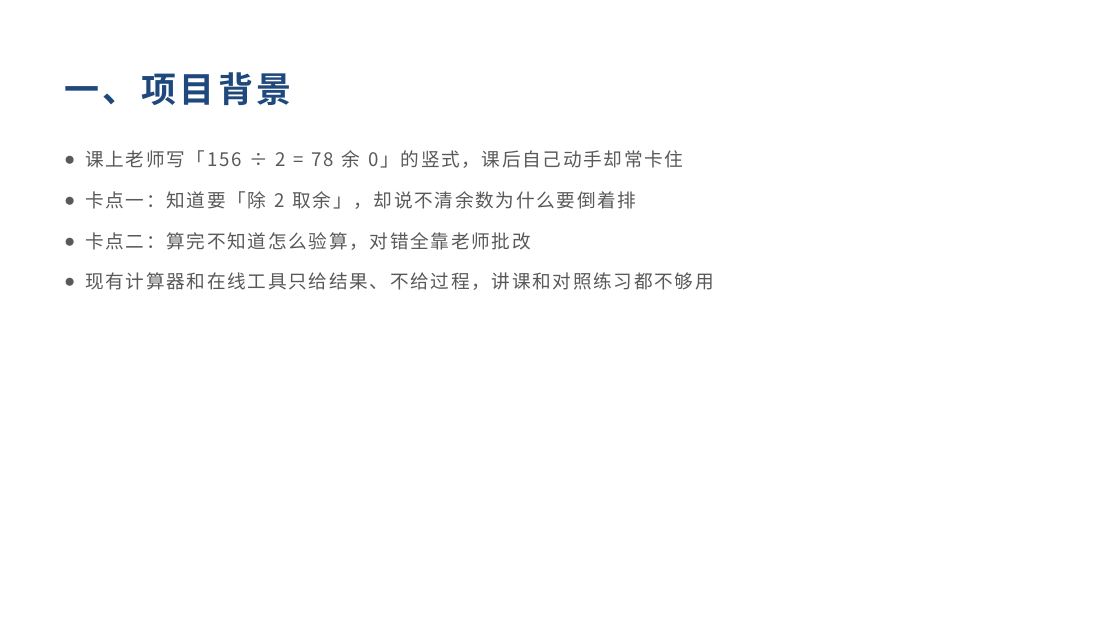
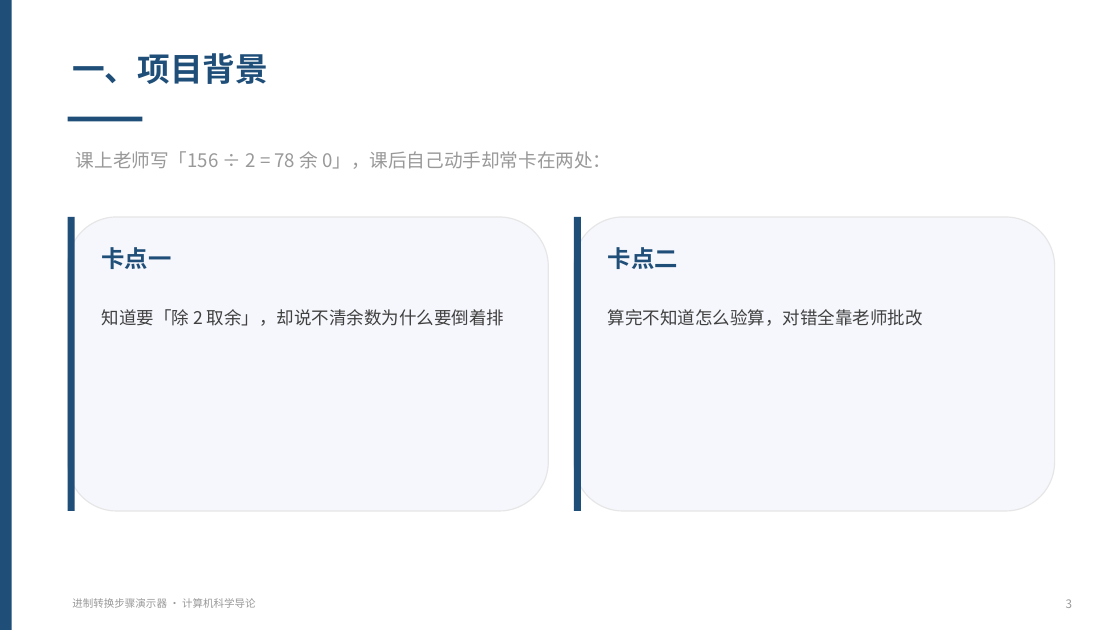
Before and after one commit to nekodoorl/cs-intro-viz, a slide deck: slide 3 of docs/演示PPT.pptx. Drawn at 1120x630 pixels with LibreOffice and Linux fonts; fonts in the diff are those of the drawing. Boxes give left, top, right and bottom in pixels: in the first picture for what was removed or moved away, otherwise in the second. Text is boxed around its words. In the diff, an @@ line names an element or a change of style, - is before the commit and + after.

Commit message:
docs: 优化演示 PPT 视觉（统一版式、卡片与表格）

```diff
--- a/docs/演示PPT.pptx
+++ b/docs/演示PPT.pptx
@@ rectangle added at bbox=[0, 0, 12, 630], fill #1F4E79 @@
@@ text "一、项目背景": place and size @@
-text "一、项目背景" at bbox=[64, 72, 291, 105]
+text "一、项目背景" at bbox=[72, 53, 268, 84]
@@ text "一、项目背景" at bbox=[72, 53, 268, 84]: size 30 to 28 pt, text colour #1F497D to #1F4E79, letter spacing 3 to 0 pt; vertical alignment middle to top @@
@@ rectangle added at bbox=[68, 117, 143, 122], fill #1F4E79 @@
@@ text added at bbox=[76, 151, 611, 169], 16 pt, text #999999 @@
+课上老师写「156 ÷ 2 = 78 余 0」，课后自己动手却常卡在两处：
@@ text removed at bbox=[85, 150, 714, 290] @@
-● 课上老师写「156 ÷ 2 = 78 余 0」的竖式，课后自己动手却常卡住
-● 卡点一：知道要「除 2 取余」，却说不清余数为什么要倒着排
-● 卡点二：算完不知道怎么验算，对错全靠老师批改
-● 现有计算器和在线工具只给结果、不给过程，讲课和对照练习都不够用
@@ rounded rectangle added at bbox=[68, 217, 549, 511], fill #F6F7FC, outline #E6E6E6 1 pt @@
@@ rectangle added at bbox=[68, 217, 75, 511], fill #1F4E79 @@
@@ rounded rectangle added at bbox=[574, 217, 1054, 511], fill #F6F7FC, outline #E6E6E6 1 pt @@
@@ rectangle added at bbox=[574, 217, 581, 511], fill #1F4E79 @@
@@ text added at bbox=[102, 247, 172, 269], 20 pt, text #1F4E79, bold @@
+卡点一
@@ text added at bbox=[608, 247, 678, 269], 20 pt, text #1F4E79, bold @@
+卡点二
@@ text added at bbox=[102, 309, 504, 326], 15 pt, text #404040 @@
+知道要「除 2 取余」，却说不清余数为什么要倒着排
@@ text added at bbox=[608, 309, 923, 326], 15 pt, text #404040 @@
+算完不知道怎么验算，对错全靠老师批改
@@ text added at bbox=[72, 598, 256, 608], 9 pt, text #999999 @@
+进制转换步骤演示器 · 计算机科学导论
@@ text added at bbox=[1066, 599, 1072, 608], 10 pt, text #999999 @@
+3
```
Also in this commit, not shown: 10 other slides changed.
